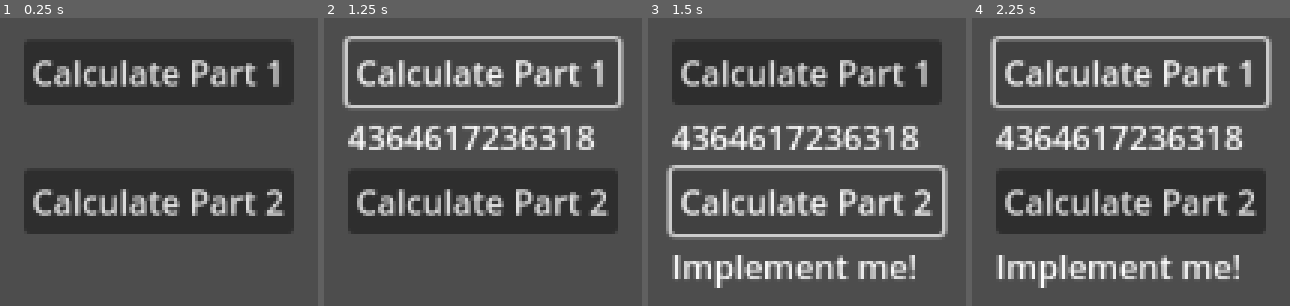
Above: before the commit, frames 1-4 (left to right).
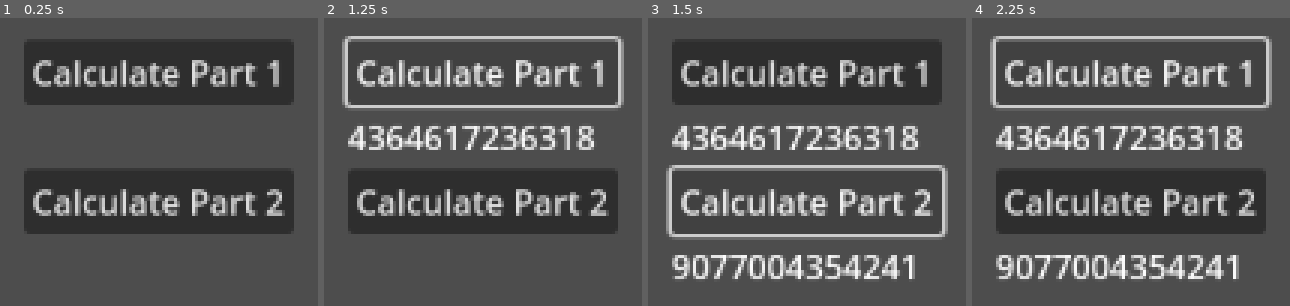
Above: after the commit, the same moments.

Repository: ehj37/Advent-of-Code-2025
Game: Godot game, scene res://day6/day6.tscn
Two runs of this game, one before a commit and one after it. Both use one fixed random seed, a clock stepped at 60 frames per second and the inputs below.
Inputs:
- Up to frame 1 (0.25 s): no input
- Up to frame 2 (1.25 s): click "Calculate Part 1" at 0.5 s
- Up to frame 3 (1.5 s): click "Calculate Part 2" at 1.25 s
- Up to frame 4 (2.25 s): click "Calculate Part 1" at 2 s

Frames 1-2 are identical in both runs. In frame 3, 4.6% of the frame differs, in the area x 7-84%, y 82-94%; in frame 4, 4.6%.

Commit message:
Day 6 part 2

Diff:
--- a/advent-of-code-2025/day6/day6.gd
+++ b/advent-of-code-2025/day6/day6.gd
@@ -17,16 +17,16 @@
 		if line.is_empty():
 			continue
 
-		var split_line = line.split(' ')
-		if split_line[0] == '+' || split_line[0] == '*':
+		var split_line = line.split(" ")
+		if split_line[0] == "+" || split_line[0] == "*":
 			for c in split_line:
 				match c:
-					'+', '*':
+					"+", "*":
 						operators.append(c)
 		else:
 			var number_line: Array[int] = []
 			for c in split_line:
-				if c != '':
+				if c != "":
 					number_line.append(int(c))
 			number_lines.append(number_line)
 
@@ -37,16 +37,67 @@
 			numbers.append(number_line[i])
 		var operator = operators[i]
 		match operator:
-			'+':
+			"+":
 				grand_total += numbers.reduce(func(acc, j): return acc + j, 0)
-			'*':
+			"*":
 				grand_total += numbers.reduce(func(acc, j): return acc * j, 1)
 
-	return(str(grand_total))
+	return str(grand_total)
 
 
 func part_two() -> String:
-	return "Implement me!"
+	var file = FileAccess.open("res://day6/input.txt", FileAccess.READ)
+	# var file = FileAccess.open("res://day6/example_1.txt", FileAccess.READ)
+	var lines: Array[String] = []
+	while !file.eof_reached():
+		var line = file.get_line()
+		if line.is_empty():
+			continue
+
+		lines.append(line)
+
+	var grand_total = 0
+
+	var current_operator: String
+	var numbers_to_operate_on: Array[int]
+
+	var max_line_len: int
+	for line in lines:
+		if line.length() > max_line_len:
+			max_line_len = line.length()
+
+	for i in range(max_line_len):
+		var number_chars: Array[String] = []
+		for j in range(lines.size()):
+			if i >= lines[j].length():
+				continue
+
+			var c = lines[j][i]
+			if c == " ":
+				continue
+
+			if c == "+" || c == "*":
+				current_operator = c
+				continue
+
+			number_chars.append(c)
+
+		if !number_chars.is_empty():
+			var number_str = number_chars.reduce(func(acc, s): return acc + s, "")
+			var number = int(number_str)
+			numbers_to_operate_on.append(number)
+			if i != max_line_len - 1:
+				continue
+
+		match current_operator:
+			"+":
+				grand_total += numbers_to_operate_on.reduce(func(acc, j): return acc + j, 0)
+			"*":
+				grand_total += numbers_to_operate_on.reduce(func(acc, j): return acc * j, 1)
+
+		numbers_to_operate_on = []
+
+	return str(grand_total)
 
 
 func _on_button_part_1_pressed():
Not shown, changed: advent-of-code-2025/day6/example_1.txt
